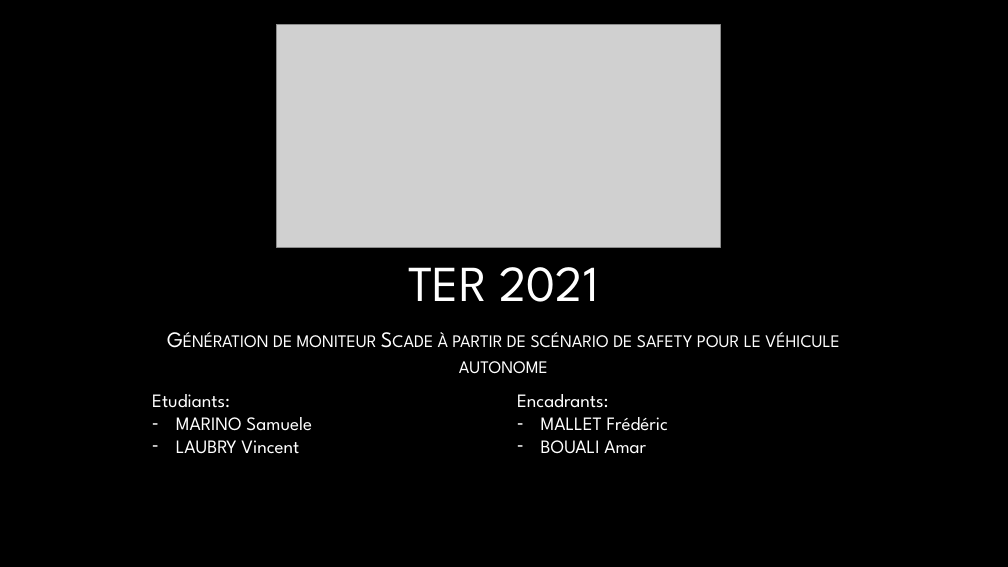
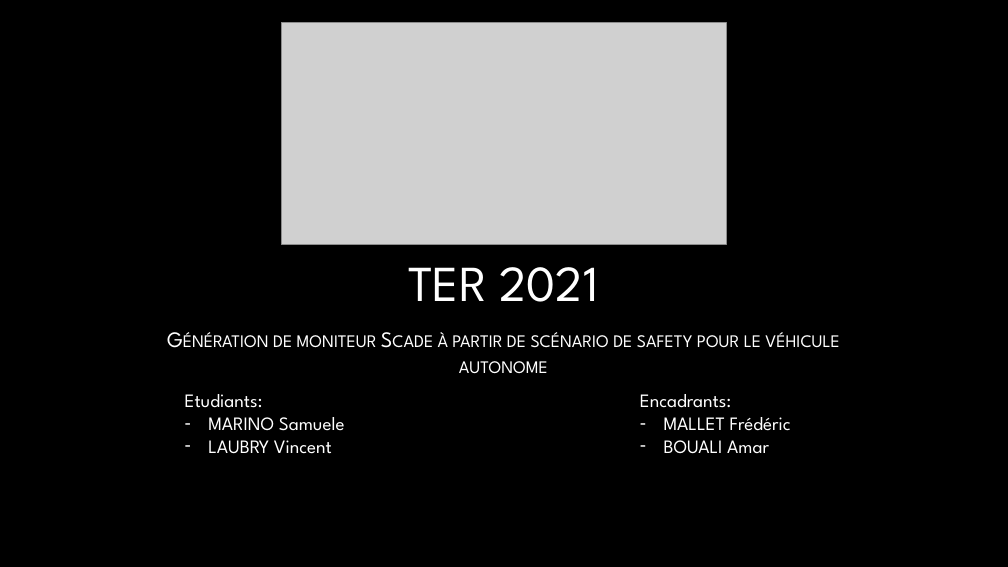
Before and after one commit to Viince06/TER_Safety_ADAVEC, a slide deck: slide 1 of TERS2 Suivi.pptx. Drawn at 1008x567 pixels with LibreOffice and Linux fonts; fonts in the diff are those of the drawing; grey boxes stand for pictures; background and template pictures are left out. Boxes give left, top, right and bottom in pixels: in the first picture for what was removed or moved away, otherwise in the second. Text is boxed around its words. In the diff, an @@ line names an element or a change of style, - is before the commit and + after.

```diff
--- a/TERS2 Suivi.pptx
+++ b/TERS2 Suivi.pptx
@@ picture: place and size @@
-picture at <box>276,25,721,247</box>
+picture at <box>282,23,727,245</box>
@@ text "Etudiants:": place and size @@
-text "Etudiants:" at <box>152,394,312,454</box>
+text "Etudiants:" at <box>185,394,345,454</box>
@@ text "Encadrants:": place and size @@
-text "Encadrants:" at <box>517,394,668,454</box>
+text "Encadrants:" at <box>640,394,791,454</box>
```
Also in this commit, not shown: 2 other slides changed.
